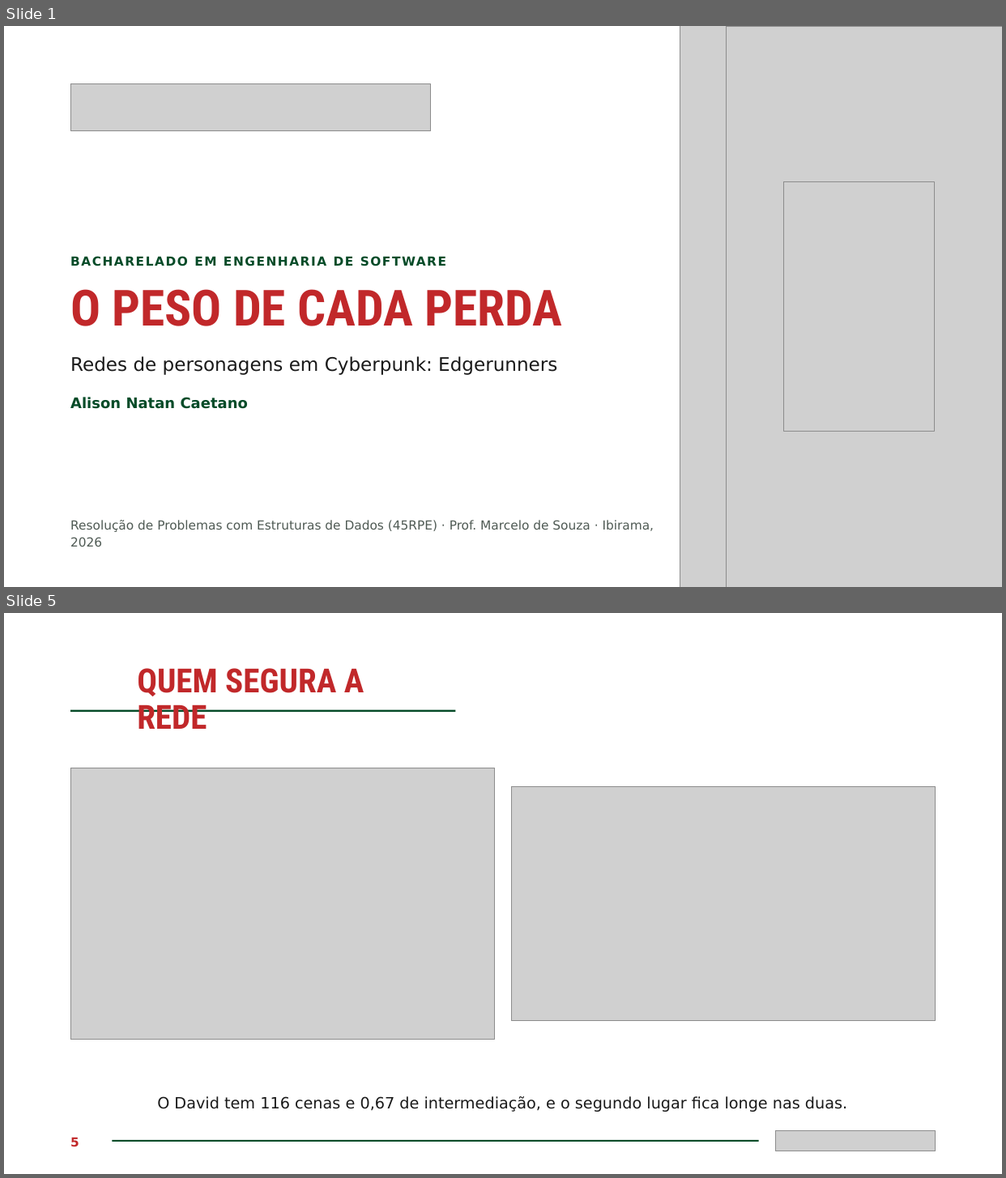
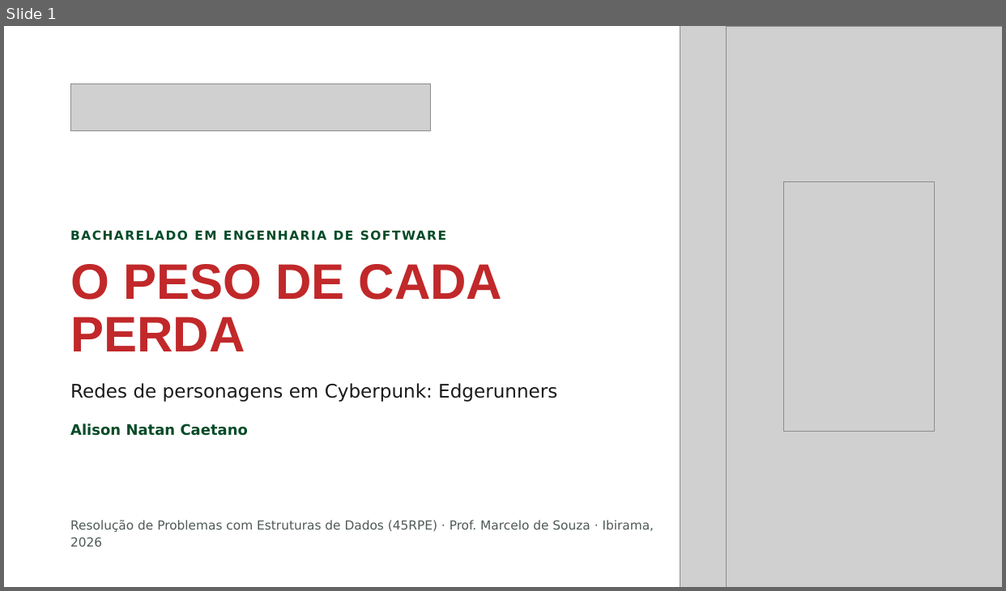
Before and after one commit to AlizonCaetano/dataset-cyberpunk, a slide deck: apresentacao.pptx. Shown one above the other, each under a label of ours: slides 1 and 5 before the commit, slide 1 after it; the slides between them are not shown. The pictures are 1006x1178 and 1006x591 pixels, drawn with LibreOffice and Linux fonts; fonts in the diff are those of the drawing; grey boxes stand for pictures. Boxes give left, top, right and bottom in pixels: in the first picture for what was removed or moved away, otherwise in the second. Text is boxed around its words. In the diff, an @@ line names an element or a change of style, - is before the commit and + after.

```diff
--- a/apresentacao.pptx
+++ b/apresentacao.pptx
@@ slide 5 removed at <box>4,613,1002,1174</box>, background #FFFFFF @@
@@ title removed at <box>137,668,364,729</box> @@
-QUEM SEGURA A REDE
@@ line removed from (70, 711) to (455, 711) @@
@@ picture removed at <box>70,768,495,1040</box> @@
@@ picture removed at <box>512,786,936,1021</box> @@
@@ text removed at <box>157,1097,847,1112</box> @@
-O David tem 116 cenas e 0,67 de intermediação, e o segundo lugar fica longe nas duas.
@@ text removed at <box>70,1137,79,1147</box> @@
-5
@@ rectangle removed at <box>112,1141,759,1142</box> @@
@@ picture removed at <box>776,1131,936,1152</box> @@
@@ slide 1 changed as well @@
@@ text "BACHARELADO EM ENGENHARIA DE SOFTWARE": place and size @@
-text "BACHARELADO EM ENGENHARIA DE SOFTWARE" at <box>194,256,446,267</box>
+text "BACHARELADO EM ENGENHARIA DE SOFTWARE" at <box>194,230,446,241</box>
@@ title "O PESO DE CADA PERDA": place and size @@
-title "O PESO DE CADA PERDA" at <box>70,289,562,327</box>
+title "O PESO DE CADA PERDA" at <box>70,264,503,352</box>
@@ title "O PESO DE CADA PERDA" at <box>70,264,503,352</box>: font Roboto Condensed to Arial @@
@@ text "Redes de personagens em Cyberpunk: ...": place and size @@
-text "Redes de personagens em Cyberpunk: ..." at <box>70,356,557,375</box>
+text "Redes de personagens em Cyberpunk: ..." at <box>70,383,557,402</box>
@@ text "Alison Natan Caetano": place and size @@
-text "Alison Natan Caetano" at <box>70,397,248,409</box>
+text "Alison Natan Caetano" at <box>70,424,248,436</box>
```
Also in this commit, not shown: 9 other slides changed, 20 slides added, 3 other slides removed.
